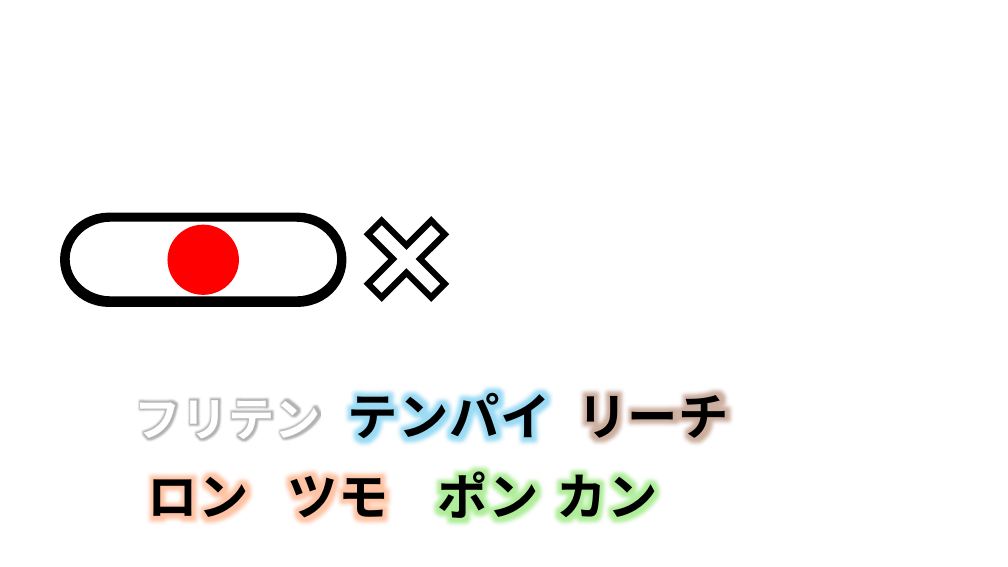
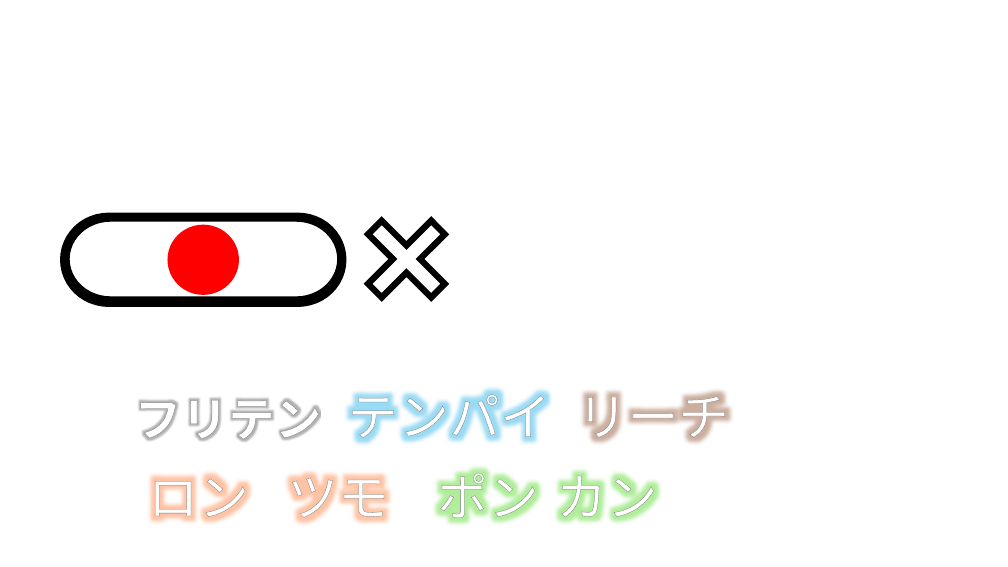
Before and after one commit to dan0228/mahjong-vue-app, a slide deck: slide 1 of public/assets/images/図作成用.pptx. Drawn at 1008x567 pixels with LibreOffice and Linux fonts; fonts in the diff are those of the drawing. Boxes give left, top, right and bottom in pixels: in the first picture for what was removed or moved away, otherwise in the second. Text is boxed around its words. In the diff, an @@ line names an element or a change of style, - is before the commit and + after.

```diff
--- a/public/assets/images/図作成用.pptx
+++ b/public/assets/images/図作成用.pptx
@@ text "フリテン" at (135, 398, 321, 442): letter outline none to #747474 0 pt @@
@@ text "ロン": place and size @@
-text "ロン" at (148, 464, 249, 528)
+text "ロン" at (148, 474, 249, 521)
@@ text "ツモ": place and size @@
-text "ツモ" at (288, 464, 389, 528)
+text "ツモ" at (287, 474, 388, 521)
@@ text colour #000000 to #FFFFFF, letter outline #FFFFFF 2.25 pt to #747474 2.25 pt, bold off in 6 elements at (348, 390, 551, 443), (577, 391, 729, 442), (148, 474, 249, 521), (287, 474, 388, 521), (437, 470, 538, 522), (556, 472, 657, 521) @@
@@ text "カン": place and size @@
-text "カン" at (556, 464, 657, 528)
+text "カン" at (556, 472, 657, 521)
```
Also in this commit, not shown: 17 other files.
